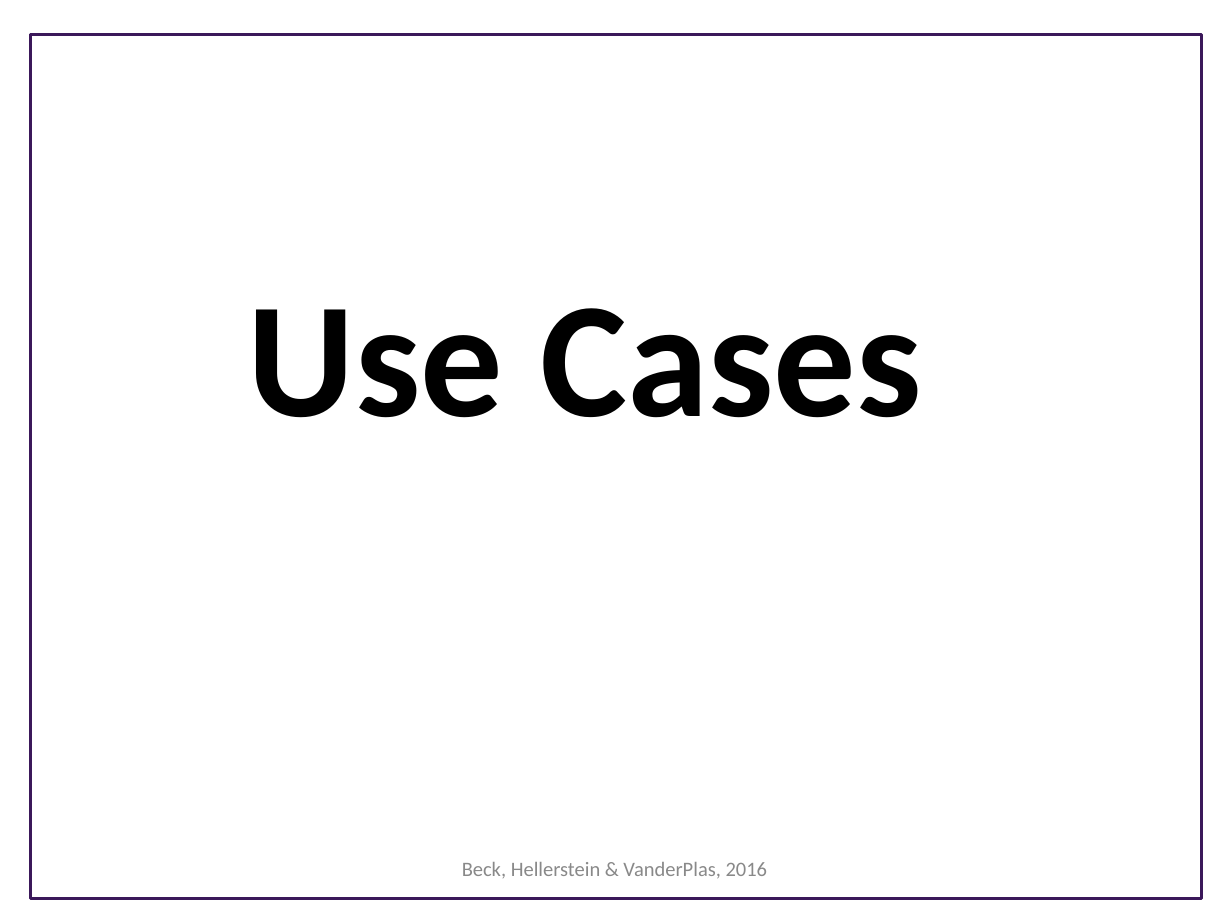
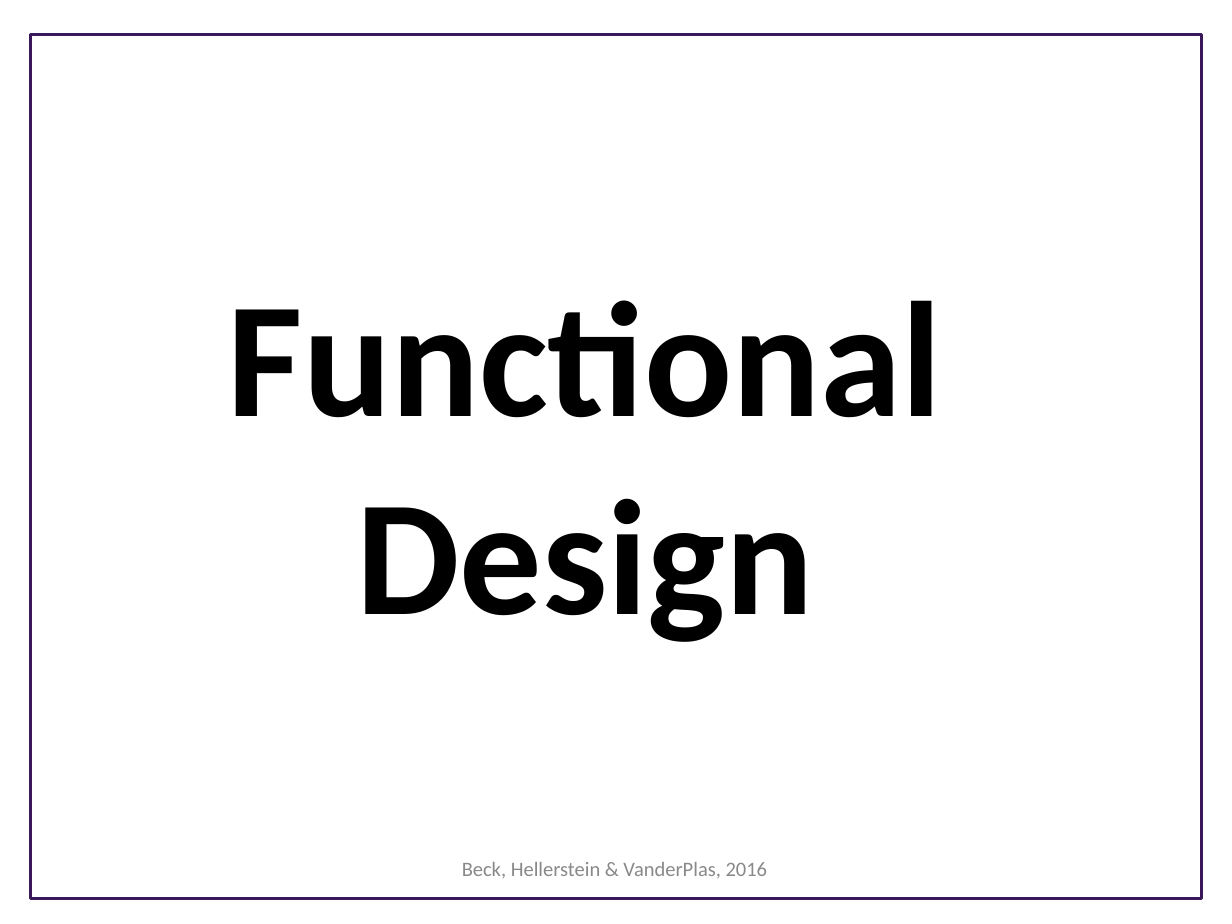
Before and after one commit to UWSEDS/LectureNotes, a slide deck: slide 10 of Software-Design.ppt. Drawn at 1232x924 pixels with LibreOffice and Linux fonts; fonts in the diff are those of the drawing; background and template pictures are left out. Boxes give left, top, right and bottom in pixels: in the first picture for what was removed or moved away, otherwise in the second. Text is boxed around its words. In the diff, an @@ line names an element or a change of style, - is before the commit and + after.

Commit message:
Updated design slides

```diff
--- a/Software-Design.ppt
+++ b/Software-Design.ppt
@@ title at (228,300,942,642): text changed @@
-Use Cases
+Functional Design
```
Also in this commit, not shown: 3 other slides changed, 1 other file.
